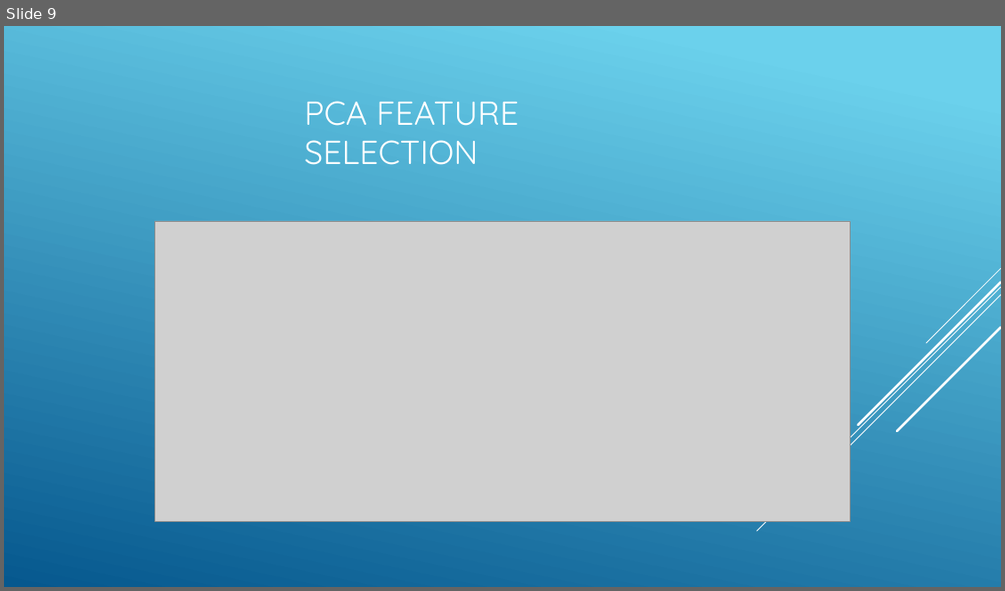
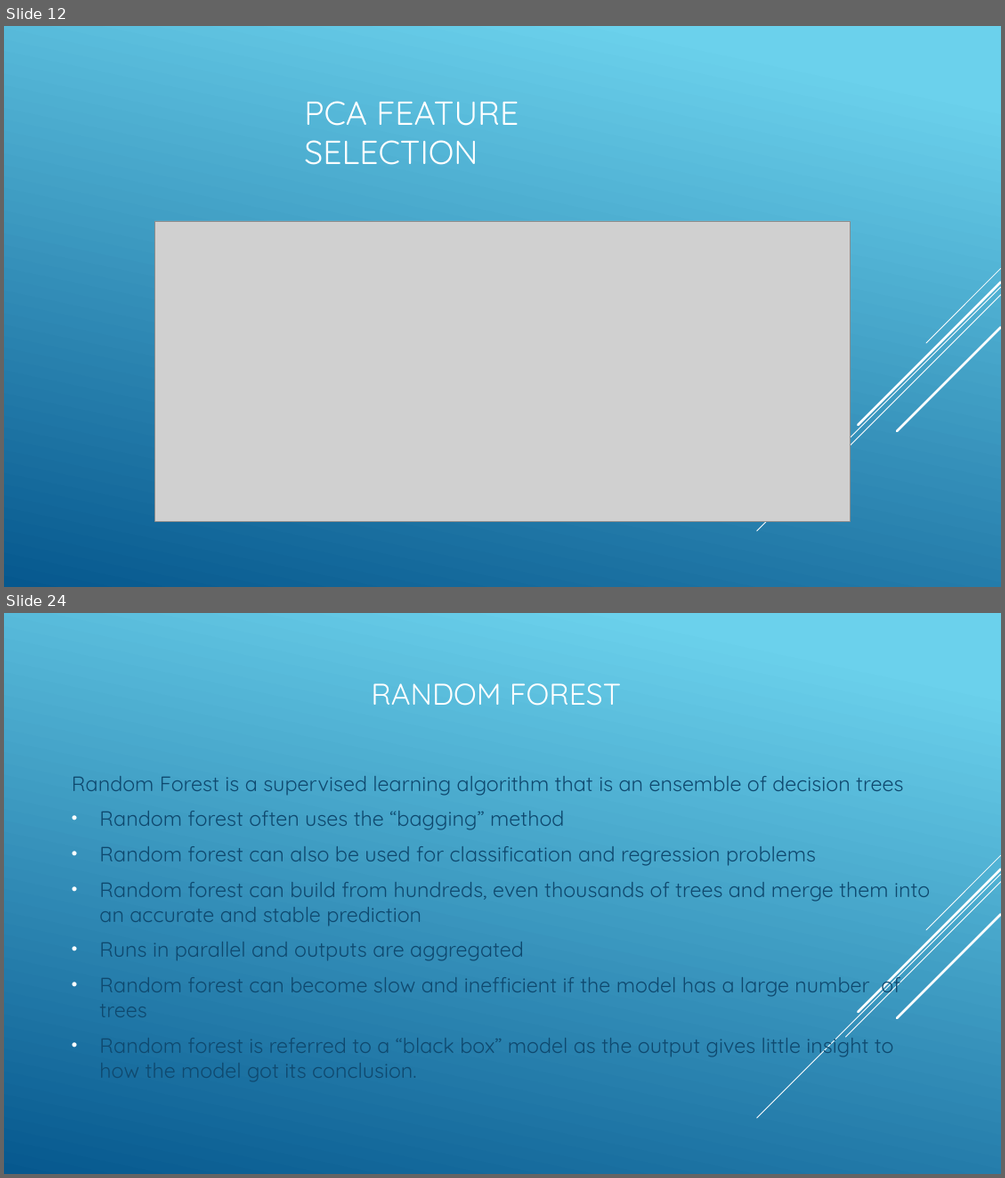
Before and after one commit to efuller11/Thinkful, a slide deck: New York Education System capstone.pptx. Shown one above the other, each under a label of ours: slide 9 before the commit, slides 12 and 24 after it; the slides between them are not shown. The pictures are 1005x591 and 1005x1178 pixels, drawn with LibreOffice and Linux fonts; fonts in the diff are those of the drawing; grey boxes stand for pictures. Boxes give left, top, right and bottom in pixels: in the first picture for what was removed or moved away, otherwise in the second. Text is boxed around its words. In the diff, an @@ line names an element or a change of style, - is before the commit and + after.

```diff
--- a/New York Education System capstone.pptx
+++ b/New York Education System capstone.pptx
@@ slide 24 added at bbox=[4, 613, 1001, 1174], background gradient #6ED2EB to #06588E; not listed: 5 template elements that a slide beside it also shows @@
@@ title added at bbox=[371, 683, 621, 706], 28.8 pt, text #FFFFFF @@
+RANDOM FOREST
@@ text added at bbox=[72, 776, 930, 1081], 20 pt, text #0F496F @@
+Random Forest is a supervised learning algorithm that is an ensemble of decision trees
+• Random forest often uses the “bagging” method
+• Random forest can also be used for classification and regression problems
+• Random forest can build from hundreds, even thousands of trees and merge them into an accurate and stable prediction
+• Runs in parallel and outputs are aggregated
+• Random forest can become slow and inefficient if the model has a large number of trees
+• Random forest is referred to a “black box” model as the output gives little insight to how the model got its conclusion.
@@ what was slide 9 is now slide 12 @@
```
Also in this commit, not shown: 7 slides changed, 19 other slides added, 9 slides removed, 1 other file.
